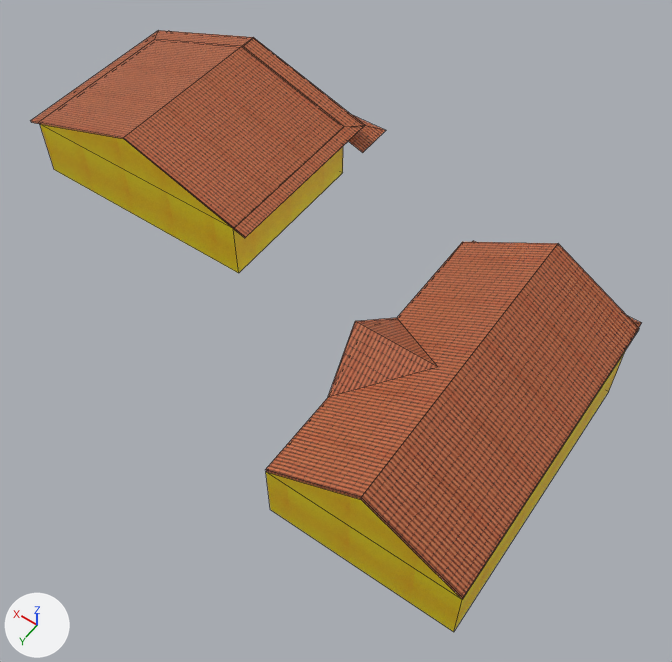
What one commit did to the Blender file Assets/praça das aguas/predios/casa5.blend.
Camera for both pictures: a 50 mm lens placed at (-21.0, 21.4, 24.0), pointed at (-10.1, 6.2, 0.1). The axes (+X, +Y, +Z) are drawn at lower left. The lights are the same throughout. Mesh edges are drawn as thin lines.
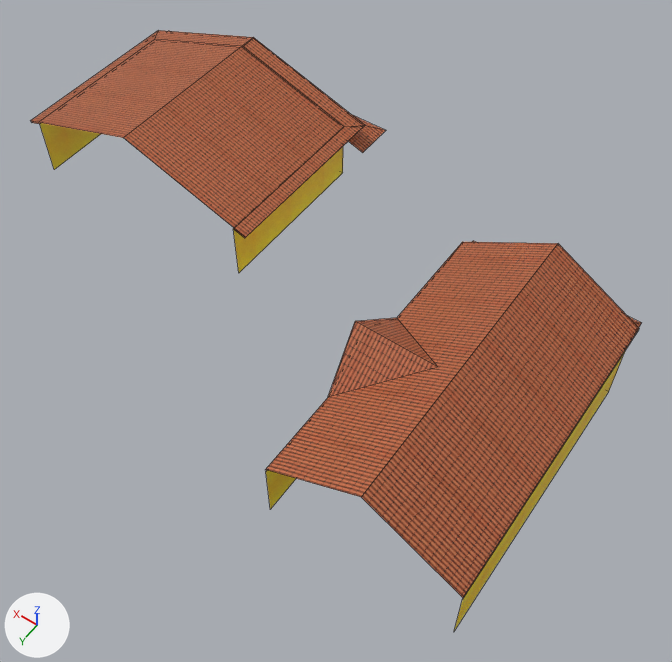
Pixel boxes (x1, y1, x2, y2) of what changed, in the pictures (672 x 662 px):
'Cube.001', reshaped: before (31, 30, 641, 600); after (31, 30, 641, 598)
'Cube', reshaped: before (40, 124, 625, 632); after (40, 123, 625, 631)
part 1 of me_cube_002, cut back: before (31, 39, 344, 238); after (38, 39, 344, 228)
part 2 of me_cube_002, deleted (brown): before (266, 470, 463, 600)
part 3 of me_cube_001, deleted (yellow): before (40, 124, 239, 273)
part 4 of me_cube_001, deleted (yellow): before (266, 472, 462, 632)

Diff of the bpy script that builds the scene:
```diff
--- a/Assets/praça das aguas/predios/casa5.blend.py
+++ b/Assets/praça das aguas/predios/casa5.blend.py
@@ me_cube_002 @@
 # used by ob_cube_001; location = (-1.35, 0.79, 1.0)
 # verts and faces of me_cube_002; kept vertices keep their numbers, new ones are numbered from 57
 # before: 1 (-4.5, 5.2, 1.1) at pixel (233, 228), 3 (4.5, 5.2, 1.1) at pixel (39, 124), 4 (0.0, 5.2, 2.7) at pixel (123, 138), 6 (-4.5, -1.0, 1.2) at pixel (344, 126), 7 (-4.5, 5.2, 1.2) at pixel (234, 228)
 # before: 8 (0.0, 5.2, 2.7) at pixel (123, 137), 9 (4.5, 5.2, 1.2) at pixel (38, 122), 10 (4.5, -1.0, 1.2) at pixel (155, 38), 11 (0.0, -1.0, 2.7) at pixel (242, 45), 13 (-5.0, 5.2, 1.0) at pixel (244, 238)
 # before: 14 (5.0, 5.2, 1.0) at pixel (31, 122), 19 (-5.0, 5.2, 1.0) at pixel (245, 237), 20 (5.0, 5.2, 1.0) at pixel (30, 120)
 # before: 29 (-17.0, 11.7, 1.1) at pixel (462, 599), 31 (-10.9, 11.7, 1.1) at pixel (265, 471), 32 (-14.0, 11.7, 2.9) at pixel (361, 499), 35 (-17.0, 11.7, 1.2) at pixel (462, 597), 36 (-14.0, 11.7, 3.0) at pixel (361, 497)
 # before: 37 (-10.9, 11.7, 1.2) at pixel (265, 469)
-me_cube_002.from_pydata(...)  # 57 vertices, 42 faces; spans x -17.0..5.4, y -2.5..11.7, z 0.4..3.0
+me_cube_002.from_pydata(...)  # 55 vertices, 36 faces; spans x -17.0..5.4, y -2.5..11.7, z 0.4..3.0
+# me_cube_002 part 1
+delete_vertices([8])  # with the faces that use them
+delete_faces([(1, 13, 19, 7), (3, 9, 20, 14)])
+faces += [(4, 7, 6, 11), (4, 11, 10, 9)]
+# me_cube_002 part 2
+delete_vertices([32])  # with the faces that use them
 me_cube_002.materials.append(mat_texturescom_rooftilesceramic0037_1_seamless_s_jpg)
@@ me_cube_001 @@
 # used by ob_cube; location = (-1.35, 0.79, 1.0)
 # verts and faces of me_cube_001; kept vertices keep their numbers, new ones are numbered from 23
 # before: 2 (-4.5, 5.2, -1.1) at pixel (238, 273), 3 (-4.5, 5.2, 1.1) at pixel (233, 228), 6 (4.5, 5.2, -1.1) at pixel (54, 169), 7 (4.5, 5.2, 1.1) at pixel (39, 124), 8 (0.0, 5.2, 2.7) at pixel (123, 138)
 # before: 12 (-17.0, 11.7, -1.1) at pixel (453, 632), 13 (-17.0, 11.7, 1.1) at pixel (462, 599), 16 (-10.9, 11.7, -1.1) at pixel (270, 509), 17 (-10.9, 11.7, 1.1) at pixel (265, 471), 18 (-14.0, 11.7, 2.9) at pixel (361, 499)
-me_cube_001.from_pydata(...)  # 23 vertices, 12 faces; spans x -17.0..4.5, y -1.0..11.7, z -1.1..2.9
+me_cube_001.from_pydata(...)  # 21 vertices, 8 faces; spans x -17.0..4.5, y -1.0..11.7, z -1.1..2.9
+# me_cube_001 part 3
+delete_vertices([8])  # with the faces that use them
+delete_faces([(2, 3, 7, 6)])
+# me_cube_001 part 4
+delete_vertices([18])  # with the faces that use them
+delete_faces([(12, 13, 17, 16)])
 me_cube_001.materials.append(mat_yellow_wall_1170404_jpg)
```
